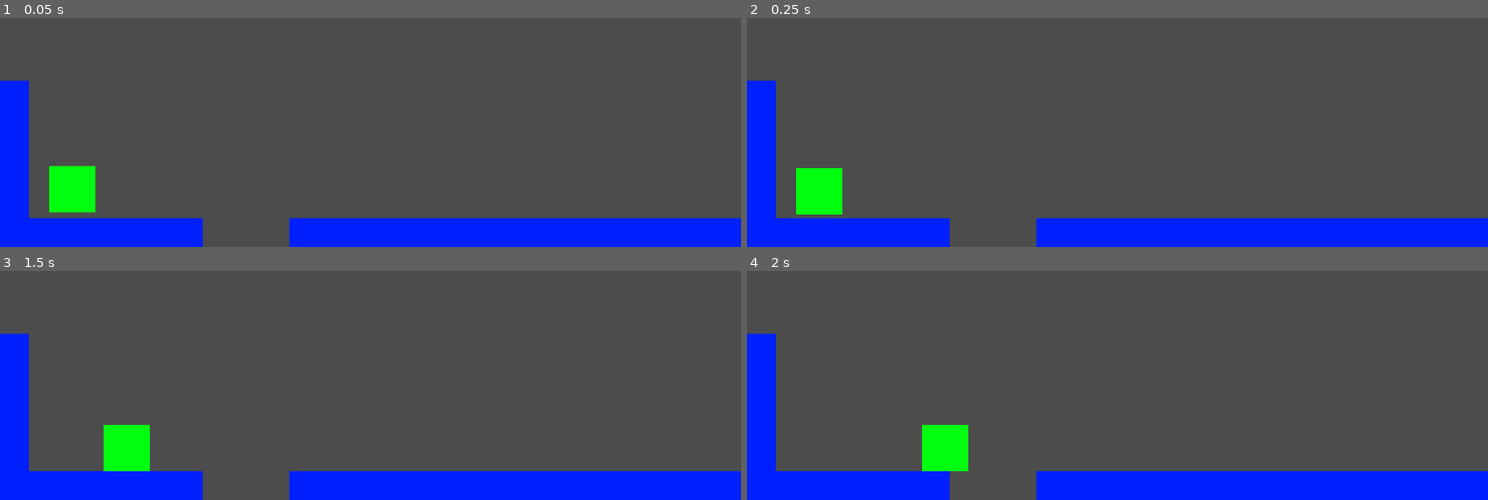
Above: before the commit, frames 1-4 (two rows, left to right).
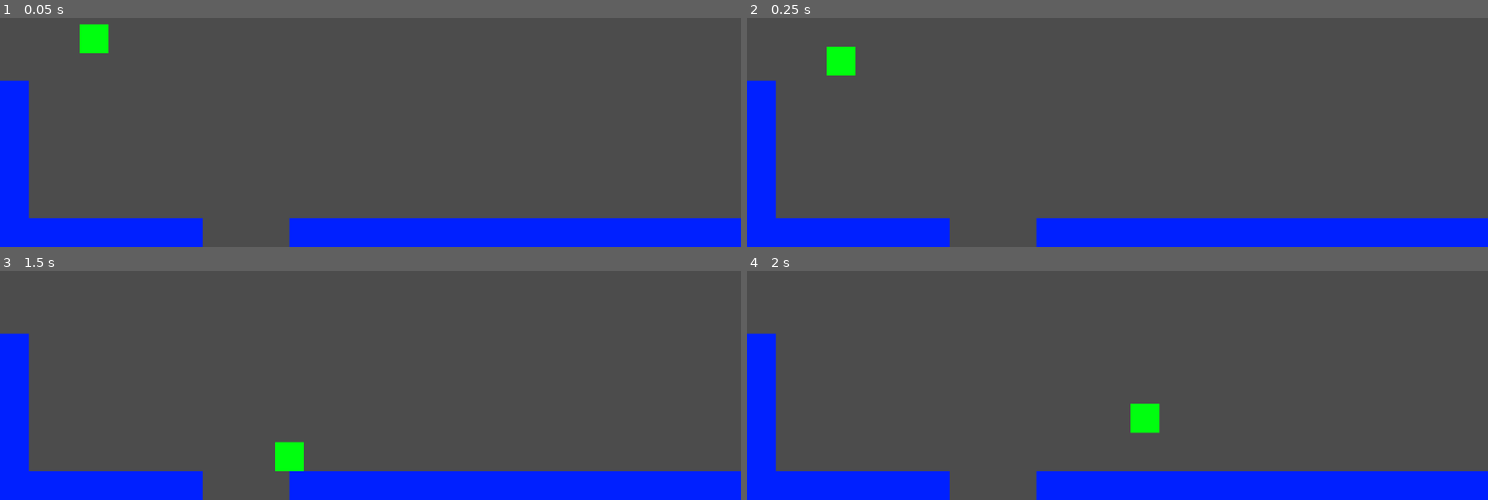
Above: after the commit, the same moments.

Repository: jamesgreen-0795/exe-hackathon
Game: Godot game, scene res://Main.tscn
Two runs of this game, one before a commit and one after it. Both use one fixed random seed, a clock stepped at 60 frames per second and the inputs below. The project has no main scene, so this scene is started directly.
Inputs:
- Up to frame 1 (0.05 s): no input
- Up to frame 2 (0.25 s): no input
- Up to frame 3 (1.5 s): hold Right (ui_right) from 0.53 s (still down); tap Up (ui_up) at 0.6, 0.77, 1.07, 1.35 s
- Up to frame 4 (2 s): keep holding Right (ui_right); tap Up (ui_up) at 1.52, 1.82 s

The runs differ from the first frame. In frame 1, 1.8% of the frame differs, in the area x 6-15%, y 2-86%; in frame 2, 1.8%; in frame 3, 1.8%; in frame 4, 1.8%.

Commit message:
fuck yeah ladies and gents

Diff:
--- a/TakeThis/Main.tscn
+++ b/TakeThis/Main.tscn
@@ -1,145 +1,145 @@
 [gd_scene load_steps=3 format=2]
 
-[ext_resource path="res://Player.tscn" type="PackedScene" id=1]
-[ext_resource path="res://Wall.tscn" type="PackedScene" id=2]
+[ext_resource path="res://Wall.tscn" type="PackedScene" id=1]
+[ext_resource path="res://Player.tscn" type="PackedScene" id=2]
 
 [node name="Main" type="Node2D"]
 position = Vector2( 100, 520 )
 
-[node name="Player" parent="." instance=ExtResource( 1 )]
-speed = 200
-maxSpeed = 600
+[node name="Walls" type="Node" parent="."]
+editor/display_folded = true
 
-[node name="Walls" type="Node" parent="."]
-
-[node name="Wall" parent="Walls" instance=ExtResource( 2 )]
+[node name="Wall" parent="Walls" instance=ExtResource( 1 )]
 position = Vector2( 20, 580 )
 
-[node name="Wall2" parent="Walls" instance=ExtResource( 2 )]
+[node name="Wall2" parent="Walls" instance=ExtResource( 1 )]
 position = Vector2( 60, 580 )
 
-[node name="Wall3" parent="Walls" instance=ExtResource( 2 )]
+[node name="Wall3" parent="Walls" instance=ExtResource( 1 )]
 position = Vector2( 100, 580 )
 
-[node name="Wall4" parent="Walls" instance=ExtResource( 2 )]
+[node name="Wall4" parent="Walls" instance=ExtResource( 1 )]
 position = Vector2( 140, 580 )
 
-[node name="Wall5" parent="Walls" instance=ExtResource( 2 )]
+[node name="Wall5" parent="Walls" instance=ExtResource( 1 )]
 position = Vector2( 180, 580 )
 
-[node name="Wall6" parent="Walls" instance=ExtResource( 2 )]
+[node name="Wall6" parent="Walls" instance=ExtResource( 1 )]
 position = Vector2( 220, 580 )
 
-[node name="Wall7" parent="Walls" instance=ExtResource( 2 )]
+[node name="Wall7" parent="Walls" instance=ExtResource( 1 )]
 position = Vector2( 260, 580 )
 
-[node name="Wall16" parent="Walls" instance=ExtResource( 2 )]
+[node name="Wall16" parent="Walls" instance=ExtResource( 1 )]
 position = Vector2( 420, 580 )
 
-[node name="Wall38" parent="Walls" instance=ExtResource( 2 )]
+[node name="Wall38" parent="Walls" instance=ExtResource( 1 )]
 position = Vector2( 1060, 580 )
 
-[node name="Wall17" parent="Walls" instance=ExtResource( 2 )]
+[node name="Wall17" parent="Walls" instance=ExtResource( 1 )]
 position = Vector2( 460, 580 )
 
-[node name="Wall36" parent="Walls" instance=ExtResource( 2 )]
+[node name="Wall36" parent="Walls" instance=ExtResource( 1 )]
 position = Vector2( 1100, 580 )
 
-[node name="Wall18" parent="Walls" instance=ExtResource( 2 )]
+[node name="Wall18" parent="Walls" instance=ExtResource( 1 )]
 position = Vector2( 500, 580 )
 
-[node name="Wall32" parent="Walls" instance=ExtResource( 2 )]
+[node name="Wall32" parent="Walls" instance=ExtResource( 1 )]
 position = Vector2( 1140, 580 )
 
-[node name="Wall19" parent="Walls" instance=ExtResource( 2 )]
+[node name="Wall19" parent="Walls" instance=ExtResource( 1 )]
 position = Vector2( 540, 580 )
 
-[node name="Wall37" parent="Walls" instance=ExtResource( 2 )]
+[node name="Wall37" parent="Walls" instance=ExtResource( 1 )]
 position = Vector2( 1180, 580 )
 
-[node name="Wall20" parent="Walls" instance=ExtResource( 2 )]
+[node name="Wall20" parent="Walls" instance=ExtResource( 1 )]
 position = Vector2( 580, 580 )
 
-[node name="Wall39" parent="Walls" instance=ExtResource( 2 )]
+[node name="Wall39" parent="Walls" instance=ExtResource( 1 )]
 position = Vector2( 1220, 580 )
 
-[node name="Wall21" parent="Walls" instance=ExtResource( 2 )]
+[node name="Wall21" parent="Walls" instance=ExtResource( 1 )]
 position = Vector2( 620, 580 )
 
-[node name="Wall43" parent="Walls" instance=ExtResource( 2 )]
+[node name="Wall43" parent="Walls" instance=ExtResource( 1 )]
 position = Vector2( 1260, 580 )
 
-[node name="Wall22" parent="Walls" instance=ExtResource( 2 )]
+[node name="Wall22" parent="Walls" instance=ExtResource( 1 )]
 position = Vector2( 660, 580 )
 
-[node name="Wall44" parent="Walls" instance=ExtResource( 2 )]
+[node name="Wall44" parent="Walls" instance=ExtResource( 1 )]
 position = Vector2( 1300, 580 )
 
-[node name="Wall23" parent="Walls" instance=ExtResource( 2 )]
+[node name="Wall23" parent="Walls" instance=ExtResource( 1 )]
 position = Vector2( 700, 580 )
 
-[node name="Wall40" parent="Walls" instance=ExtResource( 2 )]
+[node name="Wall40" parent="Walls" instance=ExtResource( 1 )]
 position = Vector2( 1340, 580 )
 
-[node name="Wall24" parent="Walls" instance=ExtResource( 2 )]
+[node name="Wall24" parent="Walls" instance=ExtResource( 1 )]
 position = Vector2( 740, 580 )
 
-[node name="Wall45" parent="Walls" instance=ExtResource( 2 )]
+[node name="Wall45" parent="Walls" instance=ExtResource( 1 )]
 position = Vector2( 1380, 580 )
 
-[node name="Wall25" parent="Walls" instance=ExtResource( 2 )]
+[node name="Wall25" parent="Walls" instance=ExtResource( 1 )]
 position = Vector2( 780, 580 )
 
-[node name="Wall41" parent="Walls" instance=ExtResource( 2 )]
+[node name="Wall41" parent="Walls" instance=ExtResource( 1 )]
 position = Vector2( 1420, 580 )
 
-[node name="Wall26" parent="Walls" instance=ExtResource( 2 )]
+[node name="Wall26" parent="Walls" instance=ExtResource( 1 )]
 position = Vector2( 820, 580 )
 
-[node name="Wall42" parent="Walls" instance=ExtResource( 2 )]
+[node name="Wall42" parent="Walls" instance=ExtResource( 1 )]
 position = Vector2( 1460, 580 )
 
-[node name="Wall27" parent="Walls" instance=ExtResource( 2 )]
+[node name="Wall27" parent="Walls" instance=ExtResource( 1 )]
 position = Vector2( 860, 580 )
 
-[node name="Wall47" parent="Walls" instance=ExtResource( 2 )]
+[node name="Wall47" parent="Walls" instance=ExtResource( 1 )]
 position = Vector2( 1500, 580 )
 
-[node name="Wall28" parent="Walls" instance=ExtResource( 2 )]
+[node name="Wall28" parent="Walls" instance=ExtResource( 1 )]
 position = Vector2( 900, 580 )
 
-[node name="Wall46" parent="Walls" instance=ExtResource( 2 )]
+[node name="Wall46" parent="Walls" instance=ExtResource( 1 )]
 position = Vector2( 1540, 580 )
 
-[node name="Wall29" parent="Walls" instance=ExtResource( 2 )]
+[node name="Wall29" parent="Walls" instance=ExtResource( 1 )]
 position = Vector2( 940, 580 )
 
-[node name="Wall33" parent="Walls" instance=ExtResource( 2 )]
+[node name="Wall33" parent="Walls" instance=ExtResource( 1 )]
 position = Vector2( 1580, 580 )
 
-[node name="Wall30" parent="Walls" instance=ExtResource( 2 )]
+[node name="Wall30" parent="Walls" instance=ExtResource( 1 )]
 position = Vector2( 980, 580 )
 
-[node name="Wall35" parent="Walls" instance=ExtResource( 2 )]
+[node name="Wall35" parent="Walls" instance=ExtResource( 1 )]
 position = Vector2( 1620, 580 )
 
-[node name="Wall31" parent="Walls" instance=ExtResource( 2 )]
+[node name="Wall31" parent="Walls" instance=ExtResource( 1 )]
 position = Vector2( 1020, 580 )
 
-[node name="Wall34" parent="Walls" instance=ExtResource( 2 )]
+[node name="Wall34" parent="Walls" instance=ExtResource( 1 )]
 position = Vector2( 1660, 580 )
 
-[node name="Wall10" parent="Walls" instance=ExtResource( 2 )]
+[node name="Wall10" parent="Walls" instance=ExtResource( 1 )]
 position = Vector2( 20, 540 )
 
-[node name="Wall11" parent="Walls" instance=ExtResource( 2 )]
+[node name="Wall11" parent="Walls" instance=ExtResource( 1 )]
 position = Vector2( 20, 500 )
 
-[node name="Wall12" parent="Walls" instance=ExtResource( 2 )]
+[node name="Wall12" parent="Walls" instance=ExtResource( 1 )]
 position = Vector2( 20, 470 )
 
-[node name="Wall13" parent="Walls" instance=ExtResource( 2 )]
+[node name="Wall13" parent="Walls" instance=ExtResource( 1 )]
 position = Vector2( 20, 430 )
 
-[node name="Wall14" parent="Walls" instance=ExtResource( 2 )]
+[node name="Wall14" parent="Walls" instance=ExtResource( 1 )]
 position = Vector2( 20, 390 )
+
+[node name="Player" parent="." instance=ExtResource( 2 )]
+position = Vector2( 30, -210 )
--- a/TakeThis/Player.gd
+++ b/TakeThis/Player.gd
@@ -1,27 +1,29 @@
-extends RigidBody2D
+extends KinematicBody2D
 
-export (int) var speed = 100
-export (int) var maxSpeed = 200
+export (int) var speed = 300
+export (int) var jump_speed = -350
+export (int) var gravity = 1000
 
-# Declare member variables here. Examples:
-# var a = 2
-# var b = "text"
+var velocity = Vector2.ZERO
 
-# Called when the node enters the scene tree for the first time.
-func _ready():
-	pass # Replace with function body.
+export (float, 0, 1.0) var friction = 0.5
+export (float, 0, 1.0) var acceleration = 0.25
+
+func get_input():
+	var dir = 0
+	if Input.is_action_pressed("ui_right"):
+		dir += 1
+	if Input.is_action_pressed("ui_left"):
+		dir -= 1
+	if dir != 0:
+		velocity.x = lerp(velocity.x, dir * speed, acceleration)
+	else:
+		velocity.x = lerp(velocity.x, 0, friction)
 
 func _physics_process(delta):
-	update_input(delta)
-	self.angular_velocity = 0.0
-
-func update_input(delta):
-
-    if Input.is_action_pressed('ui_right') and self.linear_velocity.x < maxSpeed:
-        self.linear_velocity.x += speed * delta
-    if Input.is_action_pressed('ui_left') and self.linear_velocity.x > -maxSpeed :
-        self.linear_velocity.x -= speed * delta
-
-# Called every frame. 'delta' is the elapsed time since the previous frame.
-#func _process(delta):
-#	pass
+	get_input()
+	velocity.y += gravity * delta
+	velocity = move_and_slide(velocity, Vector2.UP)
+	if Input.is_action_just_pressed("ui_up"):
+		if is_on_floor():
+			velocity.y = jump_speed
--- a/TakeThis/Player.tscn
+++ b/TakeThis/Player.tscn
@@ -1,15 +1,9 @@
-[gd_scene load_steps=6 format=2]
+[gd_scene load_steps=5 format=2]
 
 [ext_resource path="res://Player.gd" type="Script" id=1]
 [ext_resource path="res://assets/test-assets/green-square.png" type="Texture" id=2]
 
-[sub_resource type="PhysicsMaterial" id=1]
-friction = 0.25
-
-[sub_resource type="RectangleShape2D" id=2]
-extents = Vector2( 32, 32 )
-
-[sub_resource type="SpriteFrames" id=3]
+[sub_resource type="SpriteFrames" id=1]
 animations = [ {
 "frames": [ ExtResource( 2 ) ],
 "loop": true,
@@ -17,13 +11,17 @@
 "speed": 5.0
 } ]
 
-[node name="Player" type="RigidBody2D"]
-physics_material_override = SubResource( 1 )
+[sub_resource type="RectangleShape2D" id=2]
+extents = Vector2( 20, 20 )
+
+[node name="Player" type="KinematicBody2D"]
+position = Vector2( 90, 70 )
 script = ExtResource( 1 )
+
+[node name="AnimatedSprite" type="AnimatedSprite" parent="."]
+position = Vector2( -9.53674e-07, 9.53674e-07 )
+scale = Vector2( 1.25, 1.25 )
+frames = SubResource( 1 )
 
 [node name="CollisionShape2D" type="CollisionShape2D" parent="."]
 shape = SubResource( 2 )
-
-[node name="AnimatedSprite" type="AnimatedSprite" parent="."]
-scale = Vector2( 2, 2 )
-frames = SubResource( 3 )
